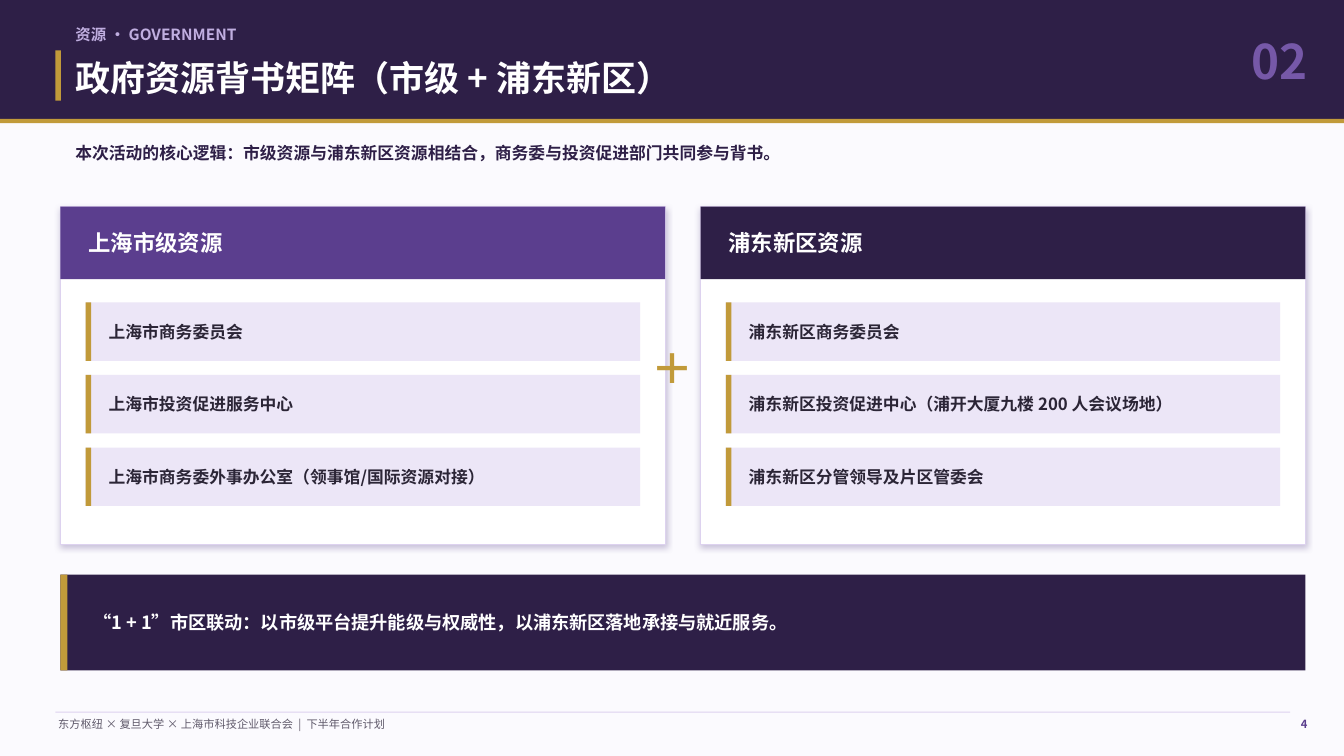
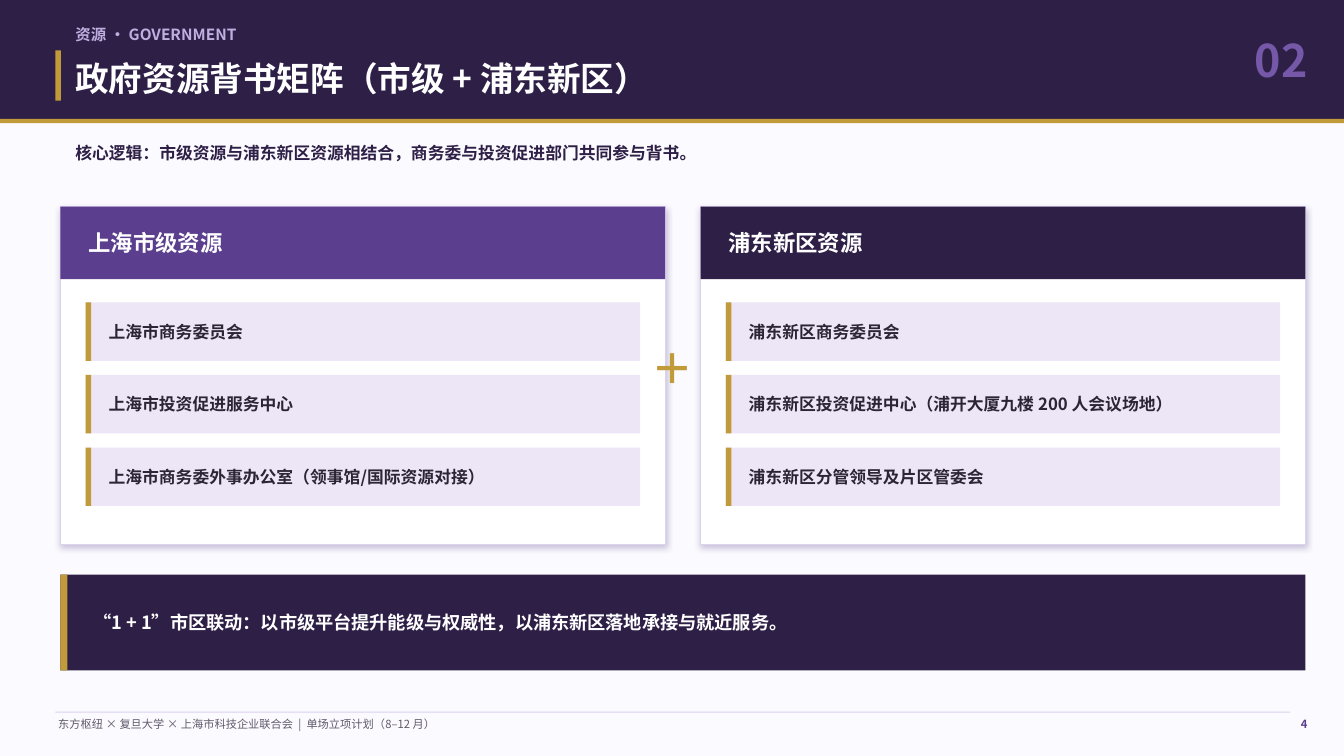
Before and after one commit to hujigang2010-maker/AIDEN, a slide deck: slide 4 of 东方枢纽三方合作计划_汇报PPT.pptx. Drawn at 1344x756 pixels with LibreOffice and Linux fonts; fonts in the diff are those of the drawing. Boxes give left, top, right and bottom in pixels: in the first picture for what was removed or moved away, otherwise in the second. Text is boxed around its words. In the diff, an @@ line names an element or a change of style, - is before the commit and + after.

```diff
--- a/东方枢纽三方合作计划_汇报PPT.pptx
+++ b/东方枢纽三方合作计划_汇报PPT.pptx
@@ text "02" at (x1=1255, y1=43, x2=1308, y2=78): size 34 to 32 pt @@
@@ text "政府资源背书矩阵（市级 + 浦东新区）" at (x1=75, y1=62, x2=648, y2=95): size 25 to 24 pt @@
@@ text at (x1=75, y1=144, x2=696, y2=161): text changed @@
-本次活动的核心逻辑：市级资源与浦东新区资源相结合，商务委与投资促进部门共同参与背书。
+核心逻辑：市级资源与浦东新区资源相结合，商务委与投资促进部门共同参与背书。
@@ text at (x1=58, y1=718, x2=435, y2=729): text changed @@
-东方枢纽 × 复旦大学 × 上海市科技企业联合会 | 下半年合作计划
+东方枢纽 × 复旦大学 × 上海市科技企业联合会 | 单场立项计划（8–12 月）
```
Also in this commit, not shown: 12 other slides changed, 7 slides added, 6 slides removed, 5 other files.
